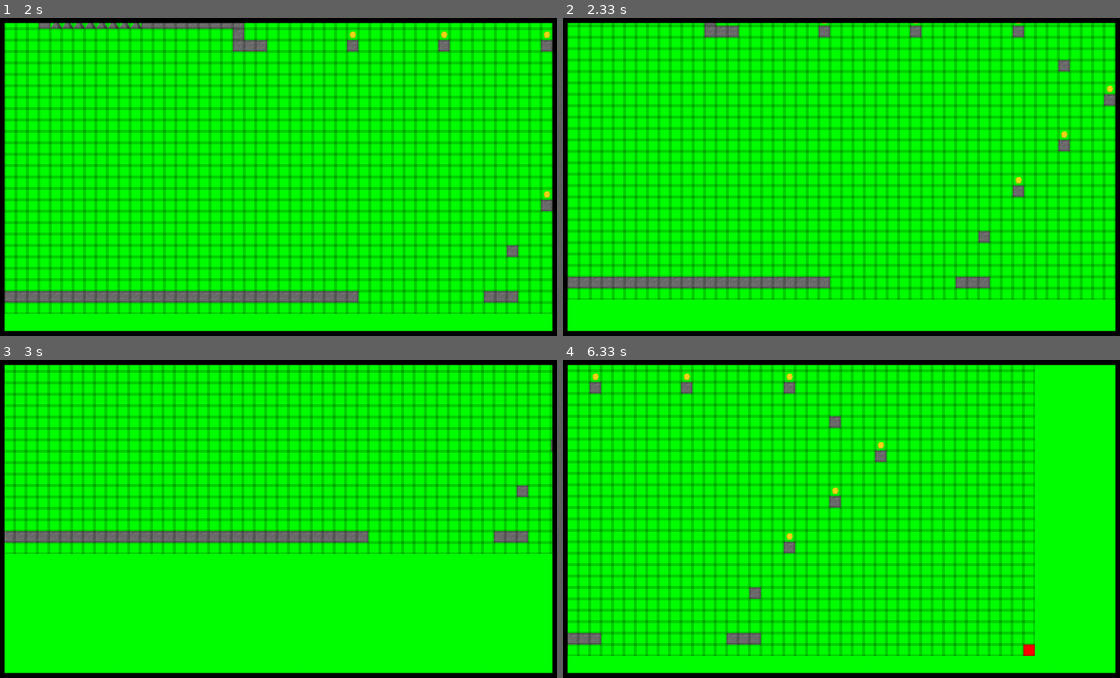
Above: before the commit, frames 1-4 (two rows, left to right).
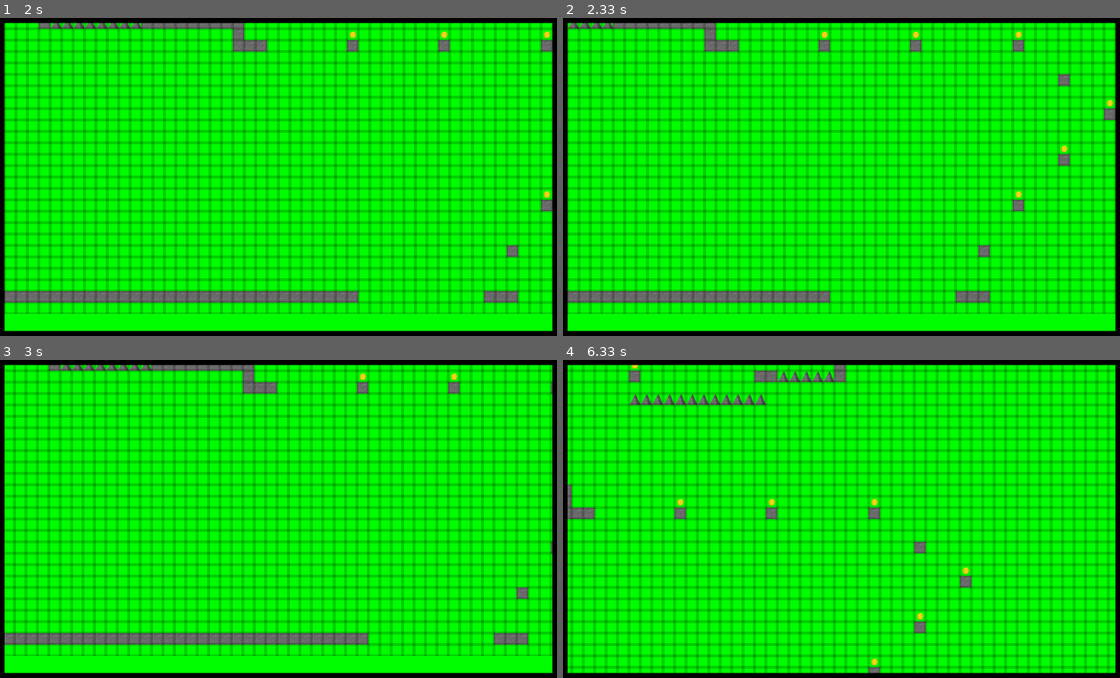
Above: after the commit, the same moments.

Repository: CocoMarck/Juego-cuadradoFeliz
Game: pygame game, started from cuadradoFeliz_maps.py
Same seed, same stepped clock (60 frames per second), same inputs: the game is played once before the commit and once after it.
Inputs:
- Up to frame 1 (2 s): hold Right 0.33-0.8 s; hold Up 0.83-1.13 s; hold Right 1.17-1.63 s; hold Right from 1.67 s (still down)
- Up to frame 2 (2.33 s): release Right at 2.2 s; hold Down from 2.23 s (still down)
- Up to frame 3 (3 s): release Down at 2.53 s; hold Left 2.57-2.97 s
- Up to frame 4 (6.33 s): hold Up 3-3.37 s; hold Right 3.4-4.03 s; hold Down 4.07-4.43 s; hold Left 4.47-4.93 s; hold Right 4.97-5.43 s; hold Up 5.47-5.77 s; hold Right 5.8-6.27 s; hold Left from 6.3 s (still down)

Frame 1 is identical in both runs. In frame 2, 50% of the frame differs, in the area x 0-100%, y 1-94%; in frame 3, 27%; in frame 4, 48%.

Commit message:
Add files via upload

Diff:
--- a/cuadradoFeliz_maps.py
+++ b/cuadradoFeliz_maps.py
@@ -214,7 +214,7 @@
 
 
 # Posición de camara
-camera_xy = player_spawn_xy
+camera_xy = [player_spawn_xy[0],player_spawn_xy[1]]
 click_left = False
 click_right = False
 move_up = False
@@ -222,6 +222,18 @@
 move_left = False
 move_right = False
 
+
+
+# Camara | Limite del mapa
+def get_limit_xy():
+    limit_xy = [ [], [] ]
+    for sprite in grid_objects:
+        if sprite.type_object == '|':
+            limit_xy[0].append( sprite.rect.x )
+            limit_xy[1].append( sprite.rect.y )
+    return [ max(limit_xy[0]),  max(limit_xy[1]) ]
+limit_xy = get_limit_xy()
+print(limit_xy)
 
 
 
@@ -306,20 +318,54 @@
 
 
 
-    # Movimiento camara:
+    # Movimiento camara | Establecer si direccion de movimietno
+    moving_xy = [0,0]
     if move_up == True:
-        camera_xy[1] -= data_CF.pixel_space
+        moving_xy[1] -= data_CF.pixel_space
     if move_down == True:
-        camera_xy[1] += data_CF.pixel_space
+        moving_xy[1] += data_CF.pixel_space
 
     if move_left == True:
-        camera_xy[0] -= data_CF.pixel_space
+        moving_xy[0] -= data_CF.pixel_space
     if move_right == True:
-        camera_xy[0] += data_CF.pixel_space
-
-
-
-
+        moving_xy[0] += data_CF.pixel_space
+
+    # Movimienteo camara
+    # Detactar limites | Función para bloquear el movimiento de camara
+    print(limit_xy, 'limit of map')
+    print(player_spawn_xy, 'camera spawn')
+    print(camera_xy, 'camera')
+    print(scroll_float, 'scroll')
+
+    for index in range(0, 2):
+        if camera_xy[index] + (size_display_edit[index]/2) > limit_xy[index]:
+            if moving_xy[index] > 0:
+                moving_xy[index] = 0
+        elif camera_xy[index] < (size_display_edit[index]/2):
+            if moving_xy[index] < 0:
+                moving_xy[index] = 0
+    camera_xy[0] += moving_xy[0]
+    camera_xy[1] += moving_xy[1]
+
+    '''
+    # Función objetos que limitan la camara
+    not_scroll_xy = [False, False]
+    for obj in grid_objects:
+        if obj.type_object == '|':
+            not_scroll_xy = detect_camera_limit(
+                limit_xy=[obj.rect.x, obj.rect.y], moving_xy=moving_xy,
+                camera_xy=camera_xy, camera_spawn_xy=player_spawn_xy,
+                scroll_float=scroll_float, not_scroll_xy=not_scroll_xy,
+                grid_square=data_CF.pixel_space, disp_xy=size_display_edit
+            )
+
+
+    # Función Scroll/Camara
+    if not_scroll_xy[0] == False:
+        scroll_float[0] += (camera_xy[0] -scroll_float[0] -size_display_edit[0]/2)/4
+    if not_scroll_xy[1] == False:
+        scroll_float[1] += (camera_xy[1] -scroll_float[1] -size_display_edit[1]/2)/4
+    '''
     # Función scroll | Camara
     scroll_float[0] += (camera_xy[0] -scroll_float[0] -size_display_edit[0]/2)/4
     scroll_float[1] += (camera_xy[1] -scroll_float[1] -size_display_edit[1]/2)/4
